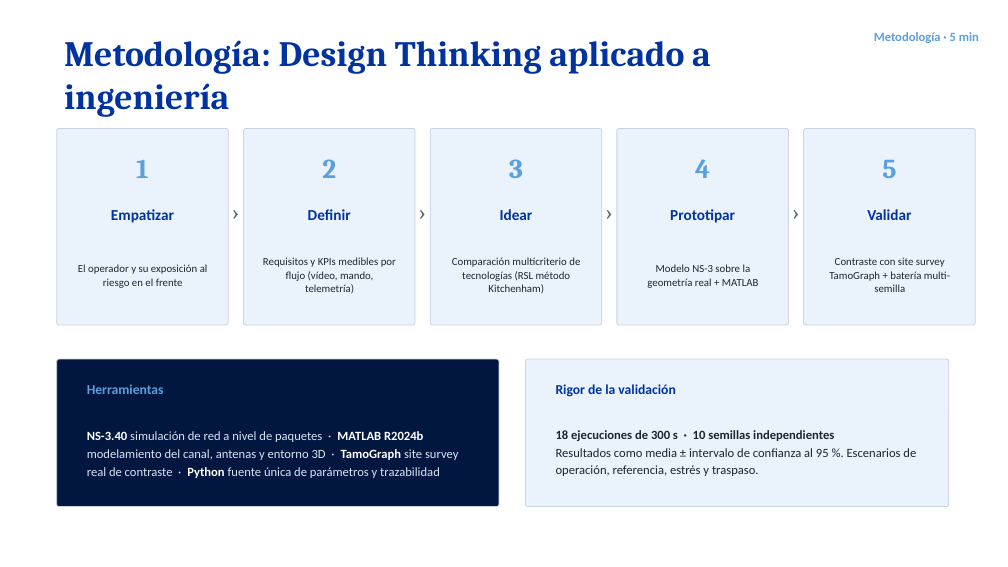
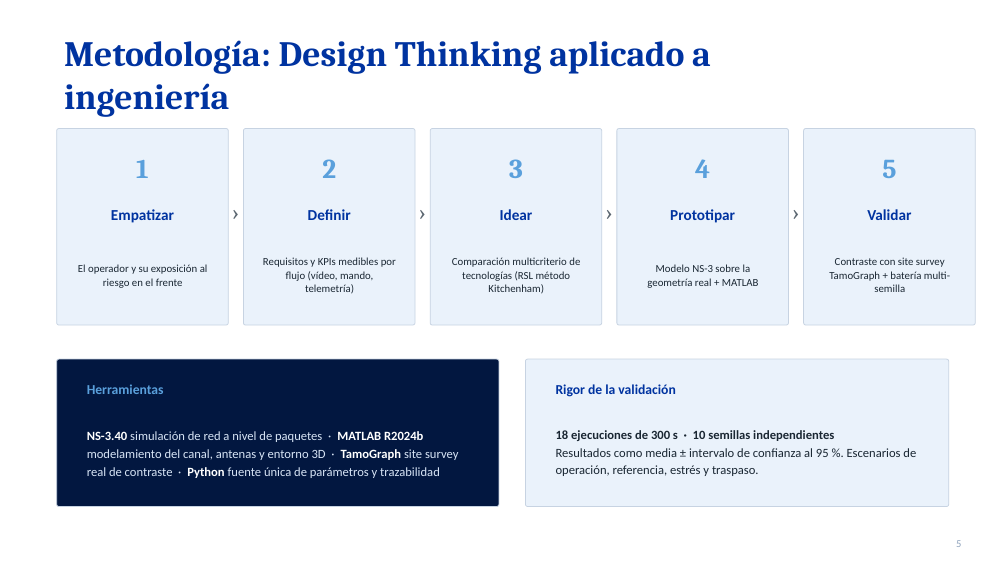
Before and after one commit to AdrianLopez012/tesis-lhd-802.11ac, a slide deck: slide 5 of fase4/presentacion/sustentacion_tesis.pptx. Drawn at 1008x567 pixels with LibreOffice and Linux fonts; fonts in the diff are those of the drawing. Boxes give left, top, right and bottom in pixels: in the first picture for what was removed or moved away, otherwise in the second. Text is boxed around its words. In the diff, an @@ line names an element or a change of style, - is before the commit and + after.

```diff
--- a/fase4/presentacion/sustentacion_tesis.pptx
+++ b/fase4/presentacion/sustentacion_tesis.pptx
@@ text removed at [874, 32, 979, 43] @@
-Metodología · 5 min
@@ page number added at [956, 540, 961, 547], 10 pt, text #8FA3BC @@
+5
```
Also in this commit, not shown: 14 other slides changed, 2 other files.
